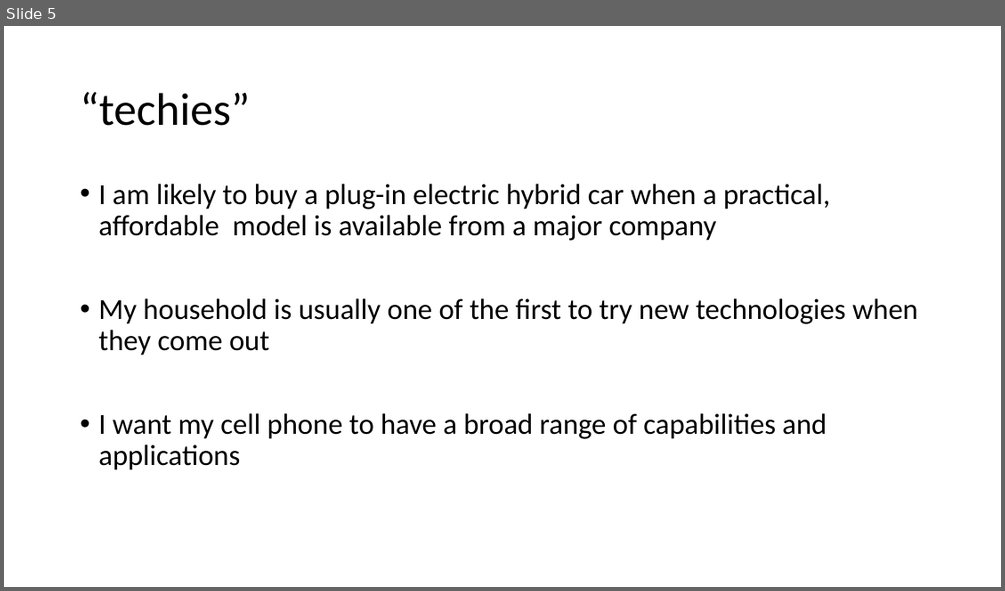
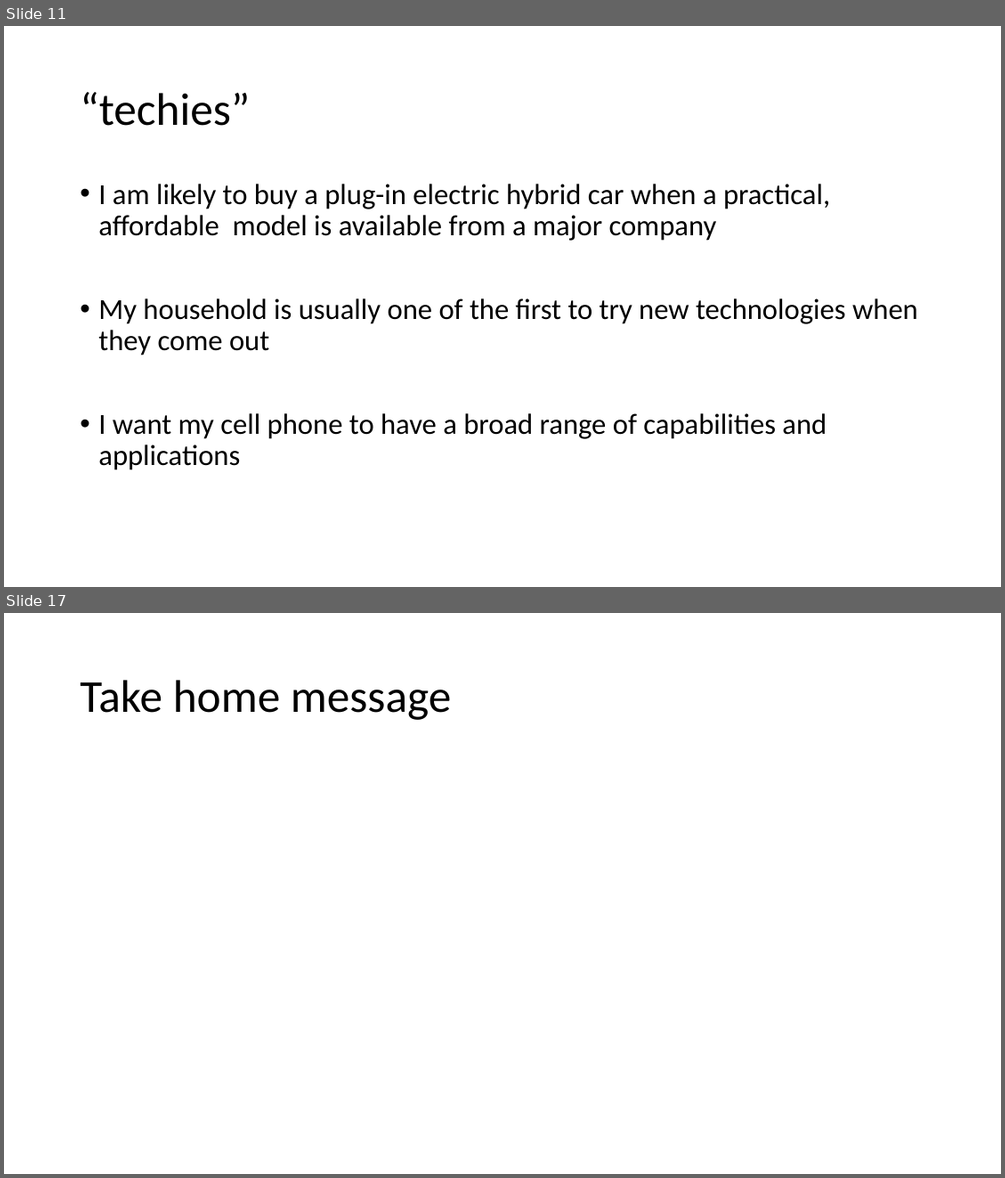
Before and after one commit to evanej/project-1, a slide deck: PPT Draft.pptx. Shown one above the other, each under a label of ours: slide 5 before the commit, slides 11 and 17 after it; the slides between them are not shown. The pictures are 1005x591 and 1005x1178 pixels, drawn with LibreOffice and Linux fonts; fonts in the diff are those of the drawing. Boxes give left, top, right and bottom in pixels: in the first picture for what was removed or moved away, otherwise in the second. Text is boxed around its words. In the diff, an @@ line names an element or a change of style, - is before the commit and + after.

```diff
--- a/PPT Draft.pptx
+++ b/PPT Draft.pptx
@@ slide 17 added at bbox=[4, 613, 1001, 1174], background #FFFFFF @@
@@ title added at bbox=[80, 680, 451, 720], 44 pt, text #000000 @@
+Take home message
@@ what was slide 5 is now slide 11 @@
```
Also in this commit, not shown: 12 other slides added.
